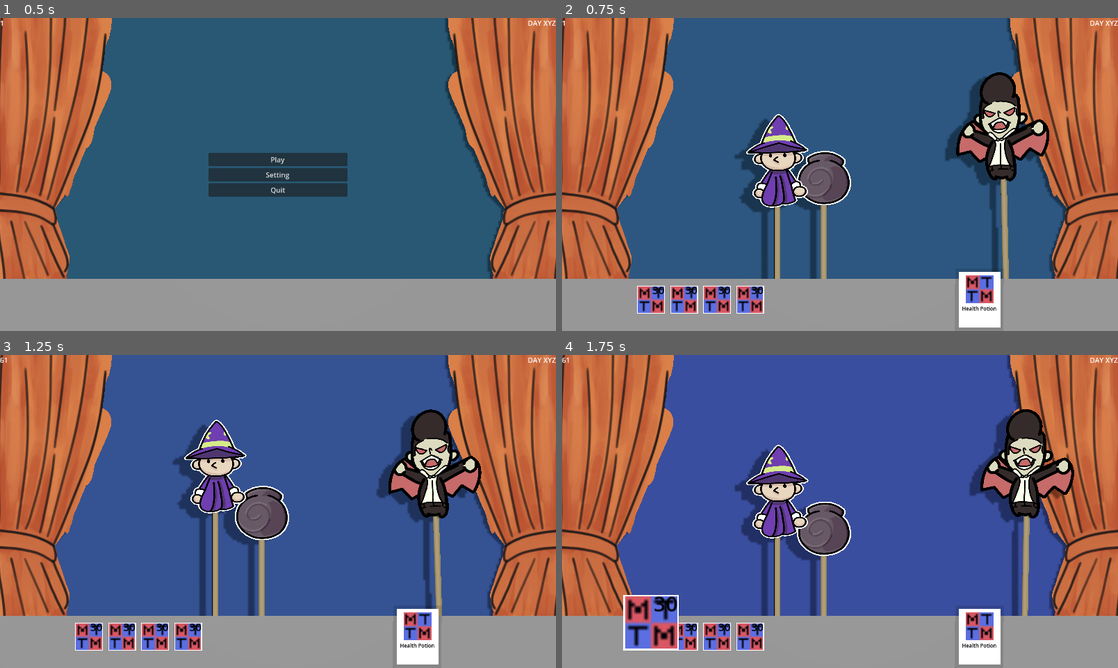
Above: before the commit, frames 1-4 (two rows, left to right).
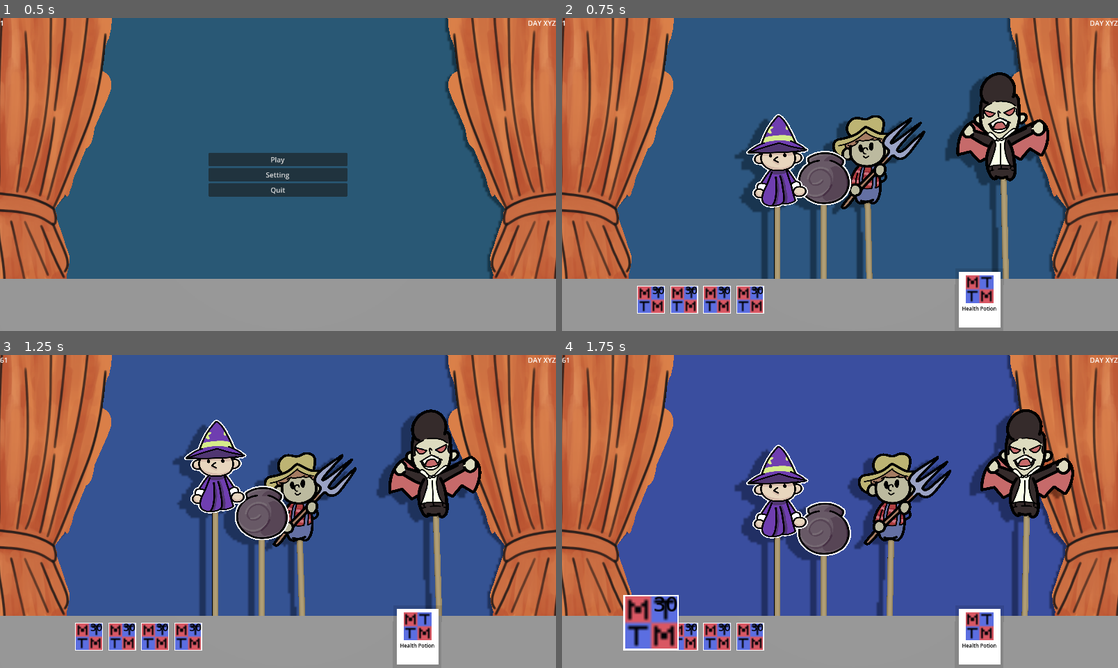
Above: after the commit, the same moments.

Repository: Craigware/PirateJam15
Game: Godot game, scene res://Scenes/main.tscn
Two runs of this game, one before a commit and one after it. Both use one fixed random seed, a clock stepped at 60 frames per second and the inputs below. Sound files missing from this copy of the repository are replaced by a short silence.
Inputs:
- Up to frame 1 (0.5 s): no input
- Up to frame 2 (0.75 s): click "Play" at 0.5 s
- Up to frame 3 (1.25 s): no input
- Up to frame 4 (1.75 s): click "[center]30" at 1.25 s

Frame 1 is identical in both runs. In frame 2, 3.3% of the frame differs, in the area x 47-66%, y 31-84%; in frame 3, 3.2%; in frame 4, 3.6%, in the area x 51-70%, y 31-84%.

Commit message:
Villager, + Sprite offset param

Diff:
--- a/Scripts/Assets.gd
+++ b/Scripts/Assets.gd
@@ -7,6 +7,7 @@
 	CAULDRON,
 	GHOUL,
 	VAMPIRE,
+	VILLAGER,
 	MAX
 };
 
@@ -16,6 +17,7 @@
 	load("res://Assets/Cauldron.png"),
 	load("res://Assets/MissingTexture.png"),
 	load("res://Assets/Vampire.png"),
+	load("res://Assets/Villager.png"),
 ];
 
 enum ItemType {
--- a/Scripts/Entity.gd
+++ b/Scripts/Entity.gd
@@ -12,10 +12,10 @@
 	CAULDRON,
 	GHOUL,
 	VILLAGER,
-    GUARD,
-    VAMPIRE,
-    GOBLIN,
-    PIG
+	GUARD,
+	VAMPIRE,
+	GOBLIN,
+	PIG
 }
 
 @export var Health: float;
@@ -31,6 +31,7 @@
 @export var ItemDropID : Assets.ItemType;
 @export var IsCrafting : bool;
 @export var MeshSize : Vector2 = Vector2(2,2);
+@export var MeshOffset : Vector3 = Vector3(0,0,0);
 @export var AttackRate : float = 0;
 
 var AppliedEssence : Dictionary = {};
@@ -48,6 +49,7 @@
 func _ready() -> void:
 	MaxHealth = Health;
 	var material = StandardMaterial3D.new();
+	$SpriteMesh.position += MeshOffset;
 	$SpriteMesh.mesh = $SpriteMesh.mesh.duplicate();
 	material = StandardMaterial3D.new();
 	material.albedo_texture = Sprite;
@@ -67,7 +69,6 @@
 	if CraftingTimer != null:
 		add_child(CraftingTimer);
 		CraftingTimer.timeout.connect(finish_crafting);
-
 	return;
 
 
--- a/Scripts/GameState.gd
+++ b/Scripts/GameState.gd
@@ -1,12 +1,5 @@
 extends Node3D
 class_name GameState
-
-enum GameStates {
-	IDLE     = 0,
-	CRAFTING = 1,
-	BATTLE   = 2,
-	FAIL     = 3
-}
 
 enum DayStates {
 	NIL,
@@ -36,7 +29,6 @@
 
 const ENTITY_LIMIT = 128;
 
-var State : GameStates;
 var Entities : Array;
 var PS_Entity : PackedScene = load("res://Scenes/entity.tscn");
 var PS_Card : PackedScene = load("res://Scenes/card.tscn");
@@ -89,7 +81,7 @@
 	create_player();
 	create_cauldron();
 	create_enemy(Entity.EntityArchs.VAMPIRE);
-
+	create_enemy(Entity.EntityArchs.VILLAGER);
 	DaylightTimer = Timer.new();
 	DaylightTimer.wait_time = 75;
 	DaylightTimer.timeout.connect(update_day_state);
@@ -114,7 +106,6 @@
 	update_day_state(DayStates.DUSK);
 	$DaylightCycle.DayCycleTimer = DaylightTimer.wait_time;
 	$DaylightCycle.started = true;
-	State = GameStates.IDLE;
 
 	add_item_to_inventory(Assets.Items[Assets.ItemType.HEALTH_POTION]);
 
@@ -265,6 +256,33 @@
 
 		EntityContainer.add_child(_entity);
 		return true;
+
+	if _architype == Entity.EntityArchs.VILLAGER:
+		var _entity = create_entity();
+		var resource_id = Assets.Sprites.VILLAGER;
+		if resource_id > Assets.Images.size()-1:
+			resource_id = Assets.Sprites.NIL;
+
+		_entity.Sprite = Assets.Images[resource_id];
+		_entity.Health = 10;
+		_entity.AttackRate = 3;
+
+		_entity.EntityArch = Entity.EntityArchs.VILLAGER;
+		_entity.IsAlly = false;
+		_entity.position = get_random_spawn_location(_entity.IsAlly);
+
+		_entity.MovePattern = Entity.MovementPattern.SWAY;
+		_entity.SwayArc = 0.05;
+		_entity.SwaySpeed = 0.1;
+		_entity.MeshSize = Vector2(3,3);
+		_entity.MeshOffset = Vector3(0.4,0,0);
+
+		_entity.AttackTimer = Timer.new();
+		_entity.AttackTimer.wait_time = _entity.AttackRate;
+		_entity.AttackTimer.autostart = true;
+
+		EntityContainer.add_child(_entity);
+		return true;
 	return false;
 
 func add_item_to_inventory(item: Item, amount: int = 1) -> bool:
